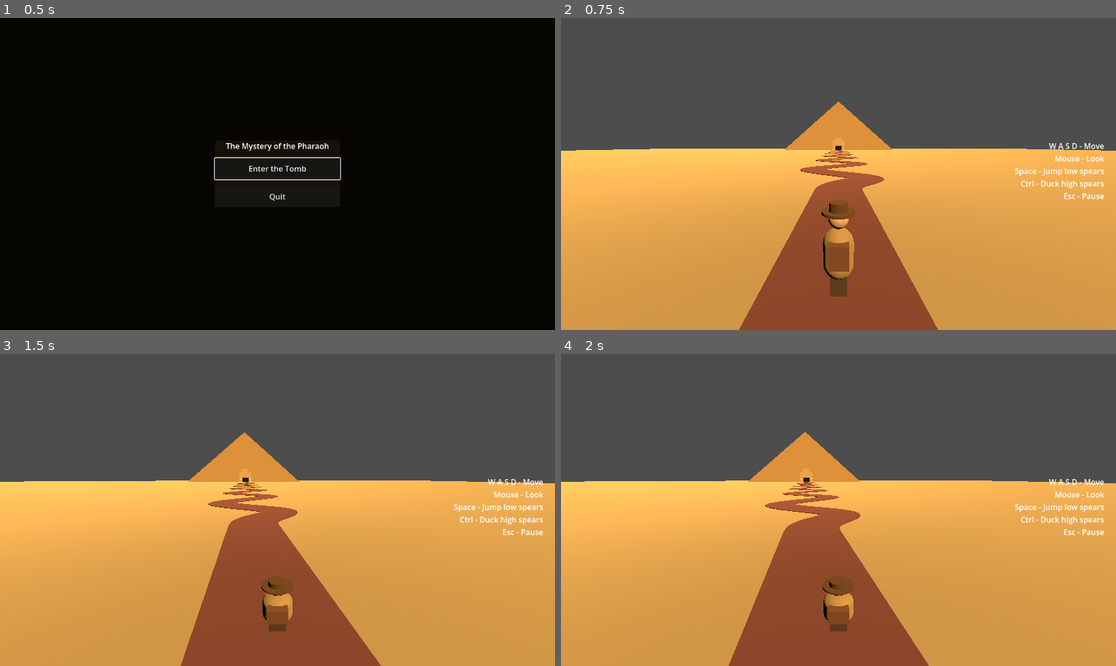
Above: before the commit, frames 1-4 (two rows, left to right).
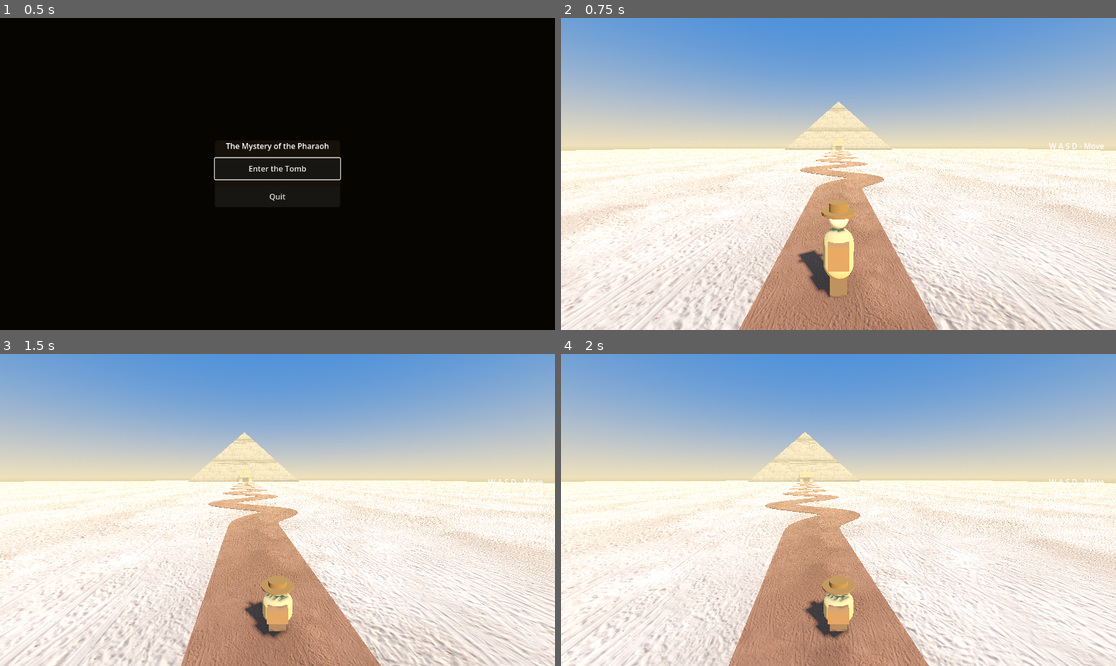
Above: after the commit, the same moments.

Repository: AnubisGott/The-Mystery-of-the-Pharaoh
Game: Godot game, scene res://main/main.tscn
Two runs of this game, one before a commit and one after it. Both use one fixed random seed, a clock stepped at 60 frames per second and the inputs below.
Inputs (mouse positions are in pixels of both pictures, inside the frame that each line leads up to):
- Up to frame 1 (0.5 s): no input
- Up to frame 2 (0.75 s): click "Enter the Tomb" at 0.5 s
- Up to frame 3 (1.5 s): tap Enter at 1.25 s; move the mouse to (305, 510) at 1.27 s; hold W (move_forward) from 1.28 s (still down); hold Ctrl (duck) from 1.28 s (still down)
- Up to frame 4 (2 s): keep holding W (move_forward); keep holding Ctrl (duck); tap Space (jump) at 1.52 s

Frame 1 is identical in both runs. In frame 2, 100% of the frame differs, in the area x 0-100%, y 0-100%; in frame 3, 100%; in frame 4, 100%.

Commit message:
Add sky, fog, shadows, and PBR textures (Phase 1 graphics)
WorldEnvironment now has a procedural sky, sky ambient light,
sandy distance fog, and glow; the sun casts shadows. Sand, path,
sphinx, and pyramid use CC0 Poly Haven textures (albedo, normal,
roughness) with world triplanar mapping, so no UV work is needed
on the primitive geometry. Credits in textures/CREDITS.md.

Co-Authored-By: Claude Fable 5 <noreply@anthropic.com>

Diff:
--- a/levels/path.tscn
+++ b/levels/path.tscn
@@ -1,21 +1,76 @@
-[gd_scene load_steps=22 format=3]
+[gd_scene load_steps=34 format=3]
 
 [ext_resource type="PackedScene" path="res://player/player.tscn" id="1"]
 [ext_resource type="Script" path="res://exit/win_zone.gd" id="2"]
 [ext_resource type="Script" path="res://levels/path.gd" id="3"]
 [ext_resource type="Script" path="res://hazards/spear_layer.gd" id="4"]
+[ext_resource type="Texture2D" path="res://textures/aerial_sand_diff_1k.jpg" id="5"]
+[ext_resource type="Texture2D" path="res://textures/aerial_sand_nor_gl_1k.jpg" id="6"]
+[ext_resource type="Texture2D" path="res://textures/aerial_sand_rough_1k.jpg" id="7"]
+[ext_resource type="Texture2D" path="res://textures/old_sandstone_02_diff_1k.jpg" id="8"]
+[ext_resource type="Texture2D" path="res://textures/old_sandstone_02_nor_gl_1k.jpg" id="9"]
+[ext_resource type="Texture2D" path="res://textures/old_sandstone_02_rough_1k.jpg" id="10"]
+[ext_resource type="Texture2D" path="res://textures/large_sandstone_blocks_diff_1k.jpg" id="11"]
+[ext_resource type="Texture2D" path="res://textures/large_sandstone_blocks_nor_gl_1k.jpg" id="12"]
+[ext_resource type="Texture2D" path="res://textures/large_sandstone_blocks_rough_1k.jpg" id="13"]
+
+[sub_resource type="ProceduralSkyMaterial" id="ProceduralSkyMaterial_sky"]
+sky_top_color = Color(0.21, 0.42, 0.75, 1)
+sky_horizon_color = Color(0.86, 0.78, 0.6, 1)
+ground_bottom_color = Color(0.7, 0.6, 0.4, 1)
+ground_horizon_color = Color(0.86, 0.78, 0.6, 1)
+
+[sub_resource type="Sky" id="Sky_main"]
+sky_material = SubResource("ProceduralSkyMaterial_sky")
+
+[sub_resource type="Environment" id="Environment_main"]
+background_mode = 2
+sky = SubResource("Sky_main")
+ambient_light_source = 3
+tonemap_mode = 2
+glow_enabled = true
+glow_intensity = 0.4
+fog_enabled = true
+fog_light_color = Color(0.88, 0.79, 0.62, 1)
+fog_density = 0.006
+fog_sky_affect = 0.0
 
 [sub_resource type="StandardMaterial3D" id="StandardMaterial3D_sand"]
-albedo_color = Color(0.76, 0.64, 0.42, 1)
+albedo_texture = ExtResource("5")
+roughness_texture = ExtResource("7")
+normal_enabled = true
+normal_texture = ExtResource("6")
+uv1_scale = Vector3(0.1, 0.1, 0.1)
+uv1_triplanar = true
+uv1_world_triplanar = true
 
 [sub_resource type="StandardMaterial3D" id="StandardMaterial3D_path"]
-albedo_color = Color(0.5, 0.28, 0.24, 1)
+albedo_color = Color(0.62, 0.42, 0.34, 1)
+albedo_texture = ExtResource("5")
+roughness_texture = ExtResource("7")
+normal_enabled = true
+normal_texture = ExtResource("6")
+uv1_scale = Vector3(0.3, 0.3, 0.3)
+uv1_triplanar = true
+uv1_world_triplanar = true
 
 [sub_resource type="StandardMaterial3D" id="StandardMaterial3D_sphinx"]
-albedo_color = Color(0.93, 0.74, 0.48, 1)
+albedo_texture = ExtResource("8")
+roughness_texture = ExtResource("10")
+normal_enabled = true
+normal_texture = ExtResource("9")
+uv1_scale = Vector3(0.22, 0.22, 0.22)
+uv1_triplanar = true
+uv1_world_triplanar = true
 
 [sub_resource type="StandardMaterial3D" id="StandardMaterial3D_pyramid"]
-albedo_color = Color(0.87, 0.66, 0.38, 1)
+albedo_texture = ExtResource("11")
+roughness_texture = ExtResource("13")
+normal_enabled = true
+normal_texture = ExtResource("12")
+uv1_scale = Vector3(0.08, 0.08, 0.08)
+uv1_triplanar = true
+uv1_world_triplanar = true
 
 [sub_resource type="StandardMaterial3D" id="StandardMaterial3D_doorway"]
 albedo_color = Color(0.08, 0.06, 0.04, 1)
@@ -68,11 +123,14 @@
 script = ExtResource("3")
 
 [node name="WorldEnvironment" type="WorldEnvironment" parent="."]
+environment = SubResource("Environment_main")
 
 [node name="Sun" type="DirectionalLight3D" parent="."]
 transform = Transform3D(0.866025, -0.353553, 0.353553, 0, 0.707107, 0.707107, -0.5, -0.612372, 0.612372, 0, 8, 0)
-light_color = Color(1, 0.85, 0.6, 1)
-light_energy = 1.6
+light_color = Color(1, 0.88, 0.68, 1)
+light_energy = 1.3
+shadow_enabled = true
+directional_shadow_max_distance = 150.0
 
 [node name="Sand" type="StaticBody3D" parent="."]
 transform = Transform3D(1, 0, 0, 0, 1, 0, 0, 0, 1, 0, -0.125, 0)
Not shown, added: hazards/spear_2d.gd.uid
Not shown, added: hazards/spear_layer.gd.uid
Not shown, added: levels/path.gd.uid
Not shown, added: requirements/image.png.import
Not shown, added: requirements/path.png.import
Not shown, added: requirements/pyramidAndSphinx.jpg.import
Not shown, added: requirements/sphinx.jpg.import
Binary file added: textures/aerial_sand_diff_1k.jpg
Not shown, added: textures/aerial_sand_diff_1k.jpg.import
Binary file added: textures/aerial_sand_nor_gl_1k.jpg
Not shown, added: textures/aerial_sand_nor_gl_1k.jpg.import
Binary file added: textures/aerial_sand_rough_1k.jpg
(and 14 more such lines)
